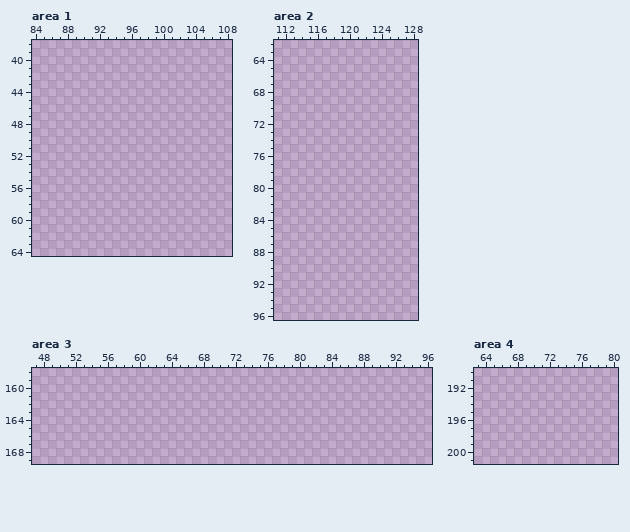
Edited in one commit: pixel-art file (assets/art/tileset/tree.aseprite). That is the earlier state.
256x256 pixels, 1 frame. Colours within 5 levels of each other are drawn and written as one. Shown: area 1: x 84..108, y 38..64; area 2: x 111..128, y 62..96; area 3: x 47..96, y 158..169; area 4: x 63..80, y 190..201. The commit also changed other parts of the picture, which this record leaves out.
And afterwards:
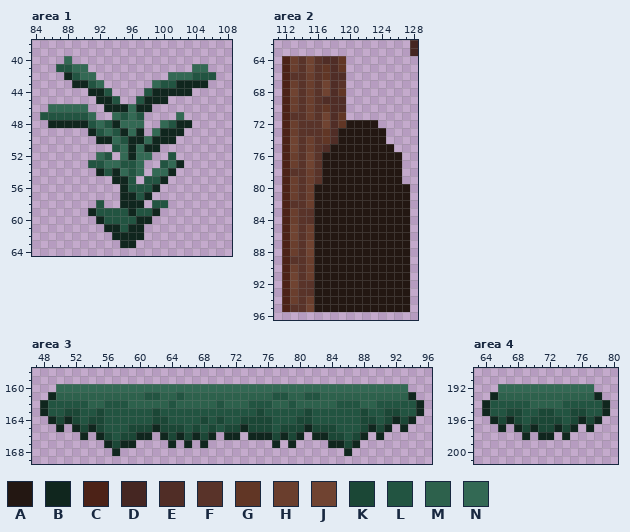
Palette (. is transparent): A #231712  B #10261e  C #4c2217  D #452622  E #502d26  F #593329  G #613625  H #6a3e2d  J #704331  K #1b4736  L #225441  M #2d614c  N #336954
Change:
layer "Layer 1" added
Changed rows in their new state; - is an unchanged pixel.
Area 1, layer "Layer 1":
first column x 85:
40 ---N------------------
41 --LLNN-------------NN-
42 ---BLNN---------NNNLLL
43 ----BBLN------NLLBBBB-
44 ------BBL----LBBBBB---
45 -------BBL--LBBB------
46 -NNNNN--BBBNBB--------
47 LLLLLLN--NLNL----N----
48 -BBBBBLNLBNNN--NLBB---
49 ------BLNLBNB-NBBB----
50 -------BBNLBBNBBB-----
51 ---------LNBNBB-------
52 -------NL-NBNN--L-----
53 ------LLNNLLN--LNB----
54 -------BLBNLN-NNB-----
55 ---------BBL-LLB------
56 ----------BLLLB-------
57 ----------BBLB--------
58 -------L--BBB-LL------
59 ------BLLLLBLLB-------
60 -------BLLLLBB--------
61 --------BBLBB---------
62 ---------BBBB---------
63 ----------BB----------
Area 2, layer "Flattened":
first column x 112:
62 ----------------D
63 ----------------D
64 CHFJFEEG---------
65 CHFJFGEG---------
66 CFFHFGEE---------
67 CHFHFJEF---------
68 CJFHFJEG---------
69 CHFHFEEE---------
70 CHFHFGEE---------
71 CFFHFJEG---------
72 CHFFFJEGAAAA-----
73 CHFFFGEAAAAAA----
74 CJFHFGEAAAAAA----
75 CJFHFEAAAAAAAA---
76 CHFJFAAAAAAAAAA--
77 CHFJFAAAAAAAAAA--
78 CFFHFAAAAAAAAAA--
79 CHFHFAAAAAAAAAA--
80 CHFHAAAAAAAAAAAA-
81 CHFHAAAAAAAAAAAA-
82 CFFHAAAAAAAAAAAA-
83 CHFFAAAAAAAAAAAA-
84 CHFFAAAAAAAAAAAA-
85 CJFHAAAAAAAAAAAA-
86 CJFHAAAAAAAAAAAA-
87 CHFJAAAAAAAAAAAA-
88 CHFJAAAAAAAAAAAA-
89 CFFHAAAAAAAAAAAA-
90 CHFHAAAAAAAAAAAA-
91 CJFHAAAAAAAAAAAA-
92 CJFFAAAAAAAAAAAA-
93 CHFFAAAAAAAAAAAA-
94 CHFHAAAAAAAAAAAA-
95 CFFJAAAAAAAAAAAA-
Area 3, layer "Flattened":
first column x 48:
160 --NNNNNNNNNNNNNNNNNNNNNNNNNNNNNNNNNNNNNNNNNNNN--
161 -BMMMMMMMMMMMLLMMLMMMMMMMMMMMLLMMLLMMMMMMMMMMMB-
162 BLLLLLMMLLLMMMMMLMMMMMLMMMLLLMMLMMMMMLLLMMLLLLLB
163 BLLKKLLKLLLLLLKLLLLLLLLLLLLKLLLLLKLLLLLLKLLKKLLB
164 -BKBKLKKLLLLLLKKLLLLKLKLLKKKKLLLKKLLLLLLKKLKBKB-
165 --B-BKBKLLLKKKBKKKLKLKLKKBKKKLKKKBKKKLLLKBKB-B--
166 -----B-BKLKKBB-BKBKBKB-BB-BBBKBKB-BBKKLKB-B-----
167 --------BKBB----B-B-B--------B-B----BBKB--------
168 ---------B----------------------------B---------
Area 4, layer "Flattened":
first column x 64:
192 --NNNNNNNNNNNN--
193 -BMMMMMMMMMMMMB-
194 BLLLLLMMMMLLLLLB
195 BLLKKLLKKLLKKLLB
196 -BKBKLKKKKLKBKB-
197 --B-BKBKKBKB-B--
198 -----B-BB-B-----
Where, in picture pixels (left, top, right, bottom), the same in both pictures:
added: (40, 56, 216, 248)
added: (410, 40, 418, 56)
added: (282, 56, 410, 312)
added: (40, 384, 424, 456)
added: (482, 384, 610, 440)
